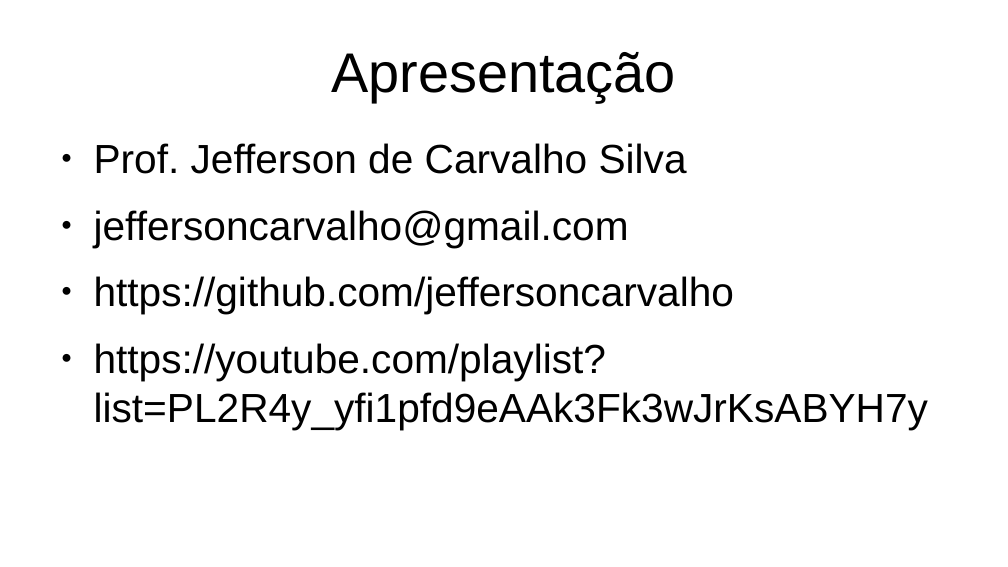
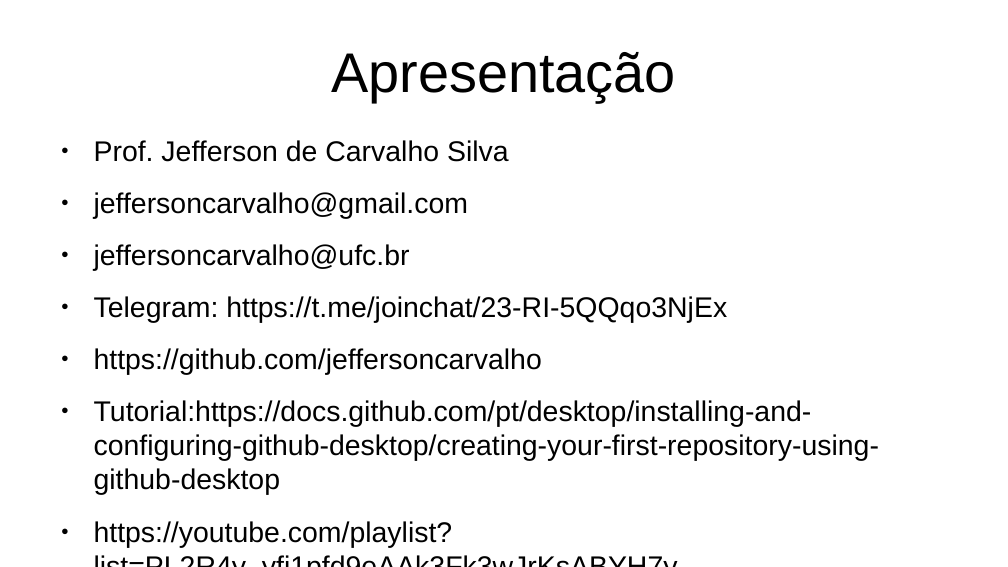
Before and after one commit to marcelobjr1/isi-2021_1, a slide deck: slide 2 of SLIDES-LEONARA/Aula 01 - Apresentação.odp. Drawn at 1008x567 pixels with LibreOffice and Linux fonts; fonts in the diff are those of the drawing. Boxes give left, top, right and bottom in pixels: in the first picture for what was removed or moved away, otherwise in the second. Text is boxed around its words. In the diff, an @@ line names an element or a change of style, - is before the commit and + after.

Commit message:
apresentação

```diff
--- a/SLIDES-LEONARA/Aula 01 - Apresentação.odp
+++ b/SLIDES-LEONARA/Aula 01 - Apresentação.odp
@@ text at bbox=[94, 140, 542, 547]: size 32 to 22.4 pt in "Prof. Jefferson de Carvalho Silva", "jeffersoncarvalho@gmail.com", "https://github.com/jeffersoncarvalho", "https://youtube.com/playlist?list=PL2R4y_yfi1pfd9eAAk3Fk3wJr ..." @@
@@ text at bbox=[94, 244, 727, 323]: paragraphs added @@
+● jeffersoncarvalho@ufc.br
+● Telegram: https://t.me/joinchat/23-RI-5QQqo3NjEx
@@ text at bbox=[94, 400, 879, 495]: paragraph added @@
+● Tutorial:https://docs.github.com/pt/desktop/installing-and-configuring-github-desktop/creating-your-first-repository-using-github-desktop
```
Also in this commit, not shown: 3 other files.
